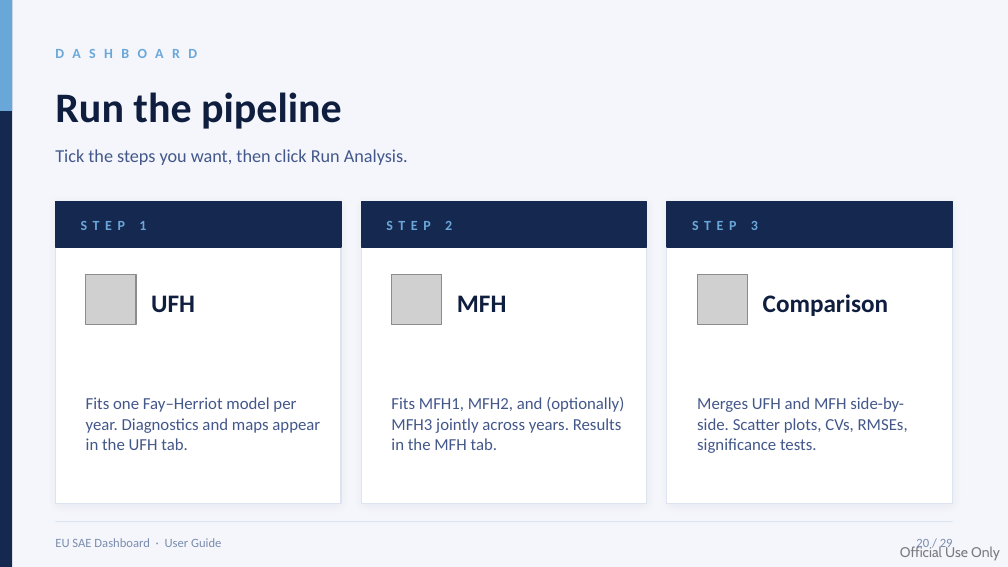
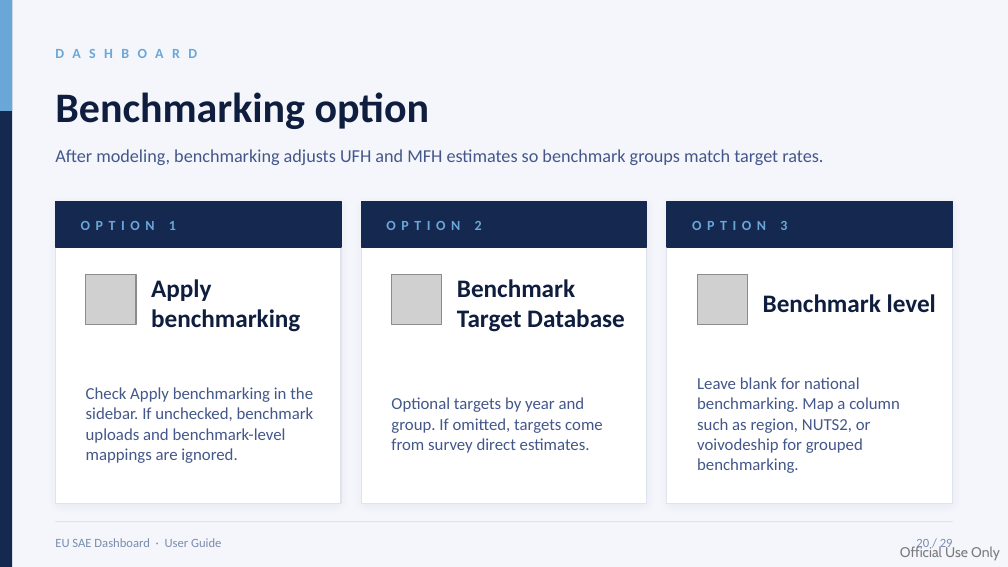
Before and after one commit to Noboyoshida227/EU_SAE_application_package, a slide deck: slide 20 of instructions/EU_SAE_User_Guide_Dashboard_v2.pptx. Drawn at 1008x567 pixels with LibreOffice and Linux fonts; fonts in the diff are those of the drawing; grey boxes stand for pictures. Boxes give left, top, right and bottom in pixels: in the first picture for what was removed or moved away, otherwise in the second. Text is boxed around its words. In the diff, an @@ line names an element or a change of style, - is before the commit and + after.

```diff
--- a/instructions/EU_SAE_User_Guide_Dashboard_v2.pptx
+++ b/instructions/EU_SAE_User_Guide_Dashboard_v2.pptx
@@ text at <box>55,92,429,129</box>: text changed @@
-Run the pipeline
+Benchmarking option
@@ text at <box>55,149,823,165</box>: text changed @@
-Tick the steps you want, then click Run Analysis.
+After modeling, benchmarking adjusts UFH and MFH estimates so benchmark groups match target rates.
@@ text at <box>81,221,176,230</box>: text changed @@
-STEP 1
+OPTION 1
@@ text at <box>386,221,482,230</box>: text changed @@
-STEP 2
+OPTION 2
@@ text at <box>692,221,787,230</box>: text changed @@
-STEP 3
+OPTION 3
@@ text at <box>151,279,300,332</box>: text changed @@
-UFH
+Apply benchmarking
@@ text at <box>457,279,625,332</box>: text changed @@
-MFH
+Benchmark Target Database
@@ text at <box>763,294,936,313</box>: text changed @@
-Comparison
+Benchmark level
@@ text at <box>86,387,314,463</box>: text changed @@
-Fits one Fay–Herriot model per year. Diagnostics and maps appear in the UFH tab.
+Check Apply benchmarking in the sidebar. If unchecked, benchmark uploads and benchmark-level mappings are ignored.
@@ text at <box>697,377,900,473</box>: text changed @@
-Merges UFH and MFH side-by-side. Scatter plots, CVs, RMSEs, significance tests.
+Leave blank for national benchmarking. Map a column such as region, NUTS2, or voivodeship for grouped benchmarking.
@@ text at <box>391,397,603,453</box>: text changed @@
-Fits MFH1, MFH2, and (optionally) MFH3 jointly across years. Results in the MFH tab.
+Optional targets by year and group. If omitted, targets come from survey direct estimates.
```
Also in this commit, not shown: 3 other files.
